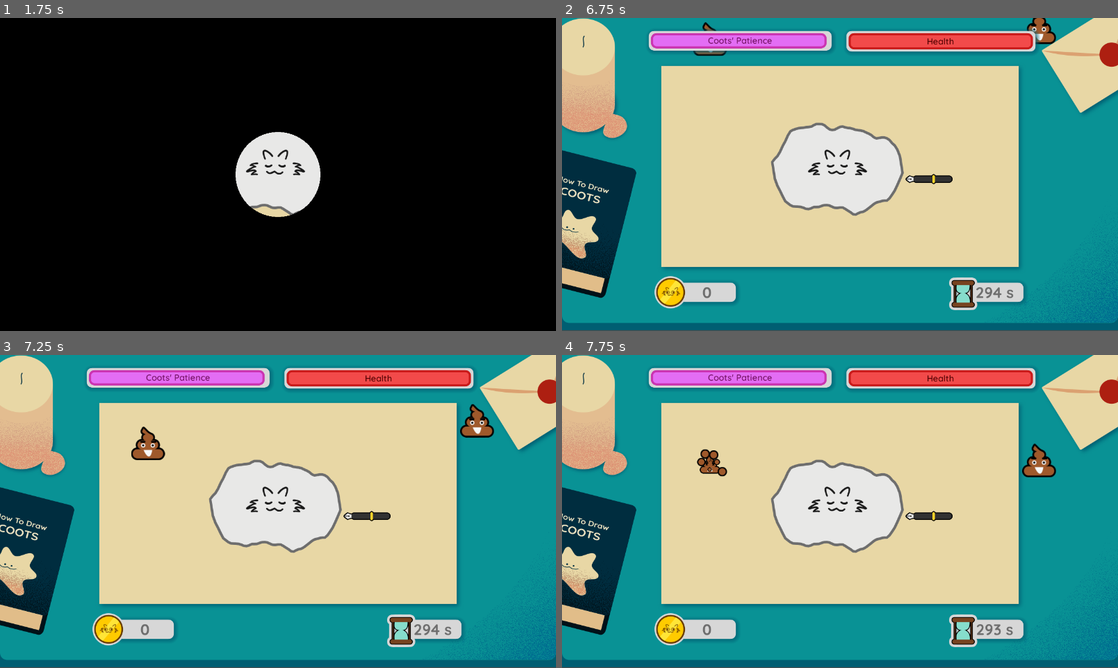
Above: before the commit, frames 1-4 (two rows, left to right).
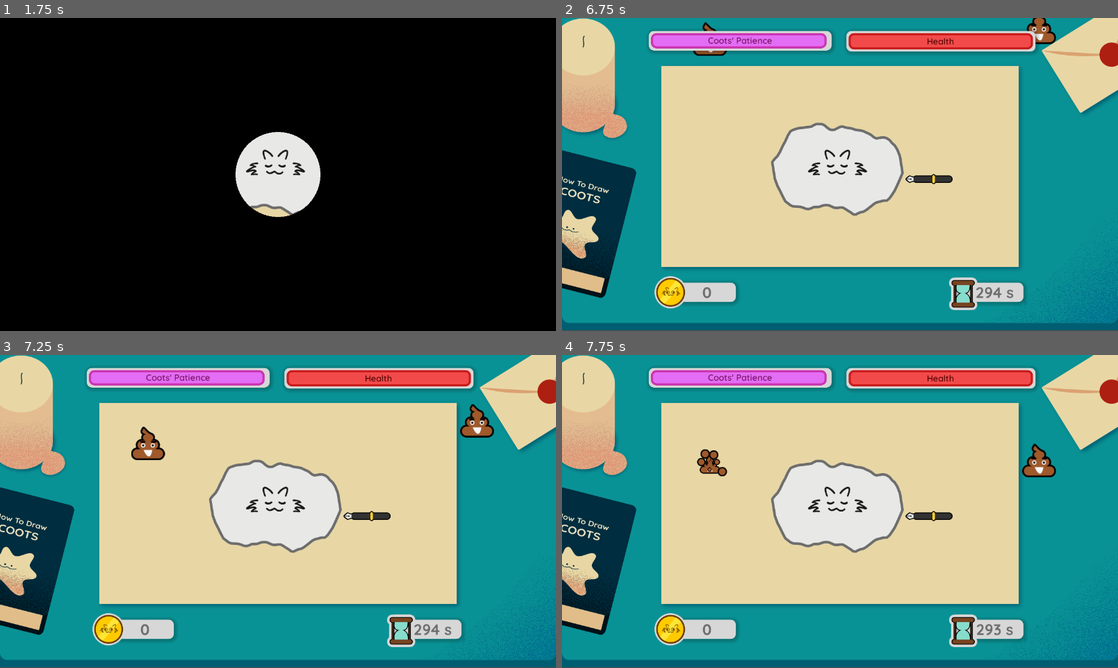
Above: after the commit, the same moments.

Repository: RechieKho/draw-the-coots
Game: Godot game, scene res://scenes/main-menu/main-menu.tscn
Same seed, same stepped clock (60 frames per second), same inputs: the game is played once before the commit and once after it.
Inputs (mouse positions are in pixels of both pictures, inside the frame that each line leads up to):
- Up to frame 1 (1.75 s): click "Play" at 0.5 s; click "Play" at 1.25 s
- Up to frame 2 (6.75 s): move the mouse to (840, 168) at 2.02 s; click (840, 168) at 2.17 s; move the mouse to (923, 165) at 2.77 s; click (923, 165) at 2.92 s; tap Enter at 3.5, 5 s; move the mouse to (895, 105) at 3.52 s; click (895, 105) at 3.67 s; tap Space at 4.25, 6.5 s; move the mouse to (812, 237) at 4.27 s; click (812, 237) at 4.42 s; move the mouse to (1006, 221) at 5.02 s; click (1006, 221) at 5.17 s; move the mouse to (673, 127) at 5.77 s; click (673, 127) at 5.92 s; move the mouse to (867, 174) at 6.52 s; click (867, 174) at 6.67 s
- Up to frame 3 (7.25 s): no input
- Up to frame 4 (7.75 s): move the mouse to (712, 442) at 7.27 s; click (712, 442) at 7.42 s

Frame 1 is identical in both runs. In frame 2, 0.1% of the frame differs, in the area x 23-86%, y 3-12%; in frame 3, less than 0.1%; in frame 4, less than 0.1%.

Commit message:
Fix Shadow.

Diff:
--- a/scenes/drawing-stage/drawing-stage.tscn
+++ b/scenes/drawing-stage/drawing-stage.tscn
@@ -98,7 +98,7 @@
 expand_margin_right = 5.0
 expand_margin_top = 5.0
 expand_margin_bottom = 5.0
-shadow_color = Color( 0, 0.372549, 0.45098, 0.647059 )
+shadow_color = Color( 0, 0, 0, 0.215686 )
 shadow_size = 10
 shadow_offset = Vector2( 2, 2 )
 
@@ -147,7 +147,7 @@
 corner_radius_top_right = 12
 corner_radius_bottom_right = 12
 corner_radius_bottom_left = 12
-shadow_color = Color( 0, 0.372549, 0.45098, 0.647059 )
+shadow_color = Color( 0, 0, 0, 0.215686 )
 shadow_size = 10
 shadow_offset = Vector2( 2, 2 )
 
